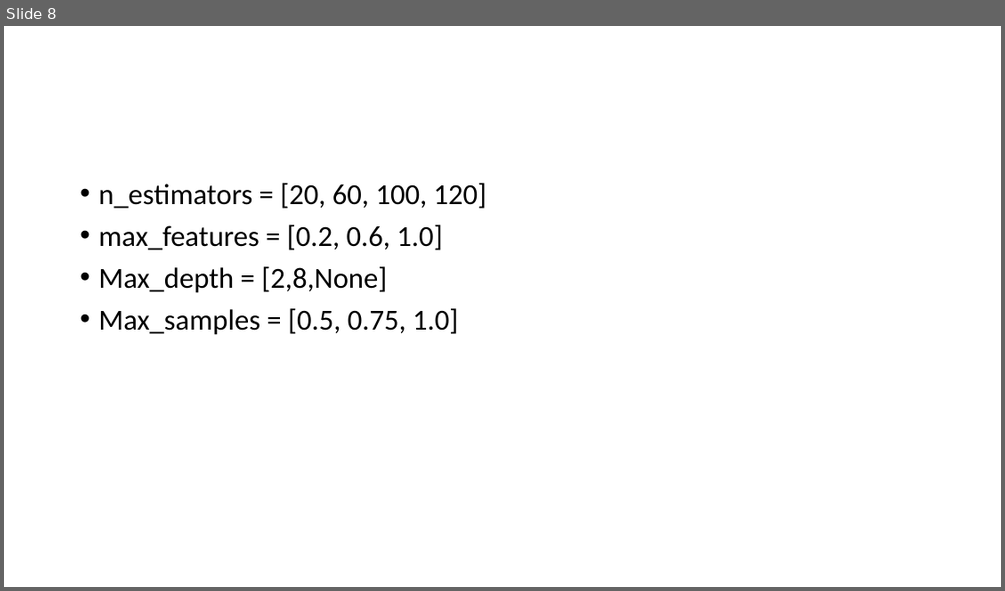
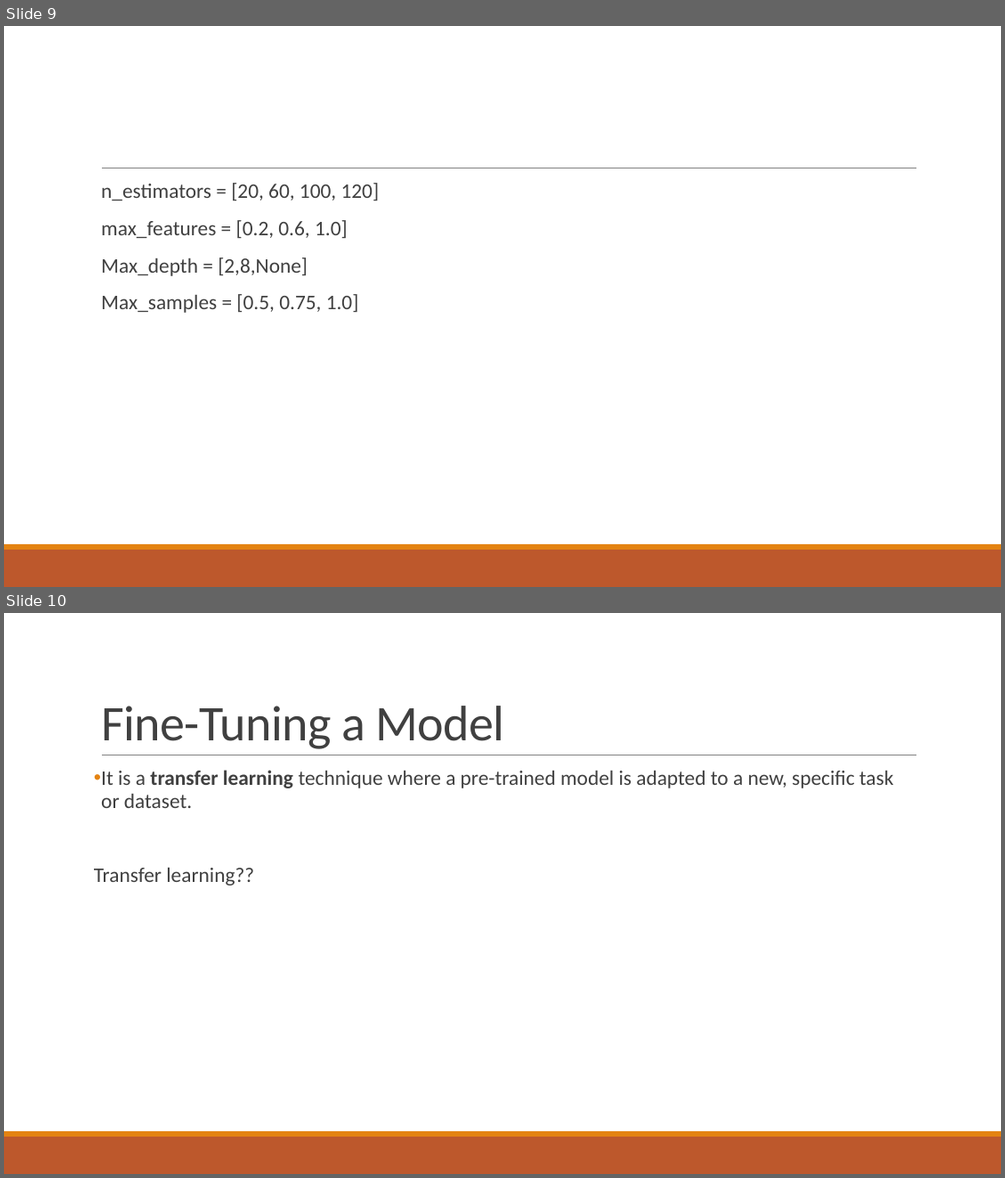
Before and after one commit to SubashSah/AI-Intern-2025, a slide deck: Task 3/Fine-tuning model.pptx. Shown one above the other, each under a label of ours: slide 8 before the commit, slides 9 and 10 after it. The pictures are 1005x591 and 1005x1178 pixels, drawn with LibreOffice and Linux fonts; fonts in the diff are those of the drawing. Boxes give left, top, right and bottom in pixels: in the first picture for what was removed or moved away, otherwise in the second. Text is boxed around its words. In the diff, an @@ line names an element or a change of style, - is before the commit and + after.

Commit message:
Updated hyperparameter tuning and model fine-tuning

```diff
--- a/Task 3/Fine-tuning model.pptx
+++ b/Task 3/Fine-tuning model.pptx
@@ slide 10 added at [4, 613, 1001, 1174], background #FFFFFF; not listed: 3 template elements that a slide beside it also shows @@
@@ title added at [101, 706, 504, 749], 48 pt, text #404040 @@
+Fine-Tuning a Model
@@ text added at [94, 770, 893, 885], 20 pt, text #404040 @@
+• It is a transfer learning technique where a pre-trained model is adapted to a new, specific task or dataset.
+Transfer learning??
@@ what was slide 8 is now slide 9 @@
@@ slide 9 changed as well @@
@@ text "n_estimators = [20, 60, 100, ..." at [101, 183, 380, 313]: size 28 to 20 pt, text colour #000000 to #404040; bullet • to  ; more space between paragraphs @@
@@ line added from (102, 168) to (917, 168), #808080 0.5 pt @@
@@ rectangle added at [4, 549, 1001, 587], fill #BD582C @@
@@ rectangle added at [4, 544, 1001, 549], fill #E48312 @@
```
Also in this commit, not shown: 7 other slides changed, 4 other slides added, 2 slides removed.
